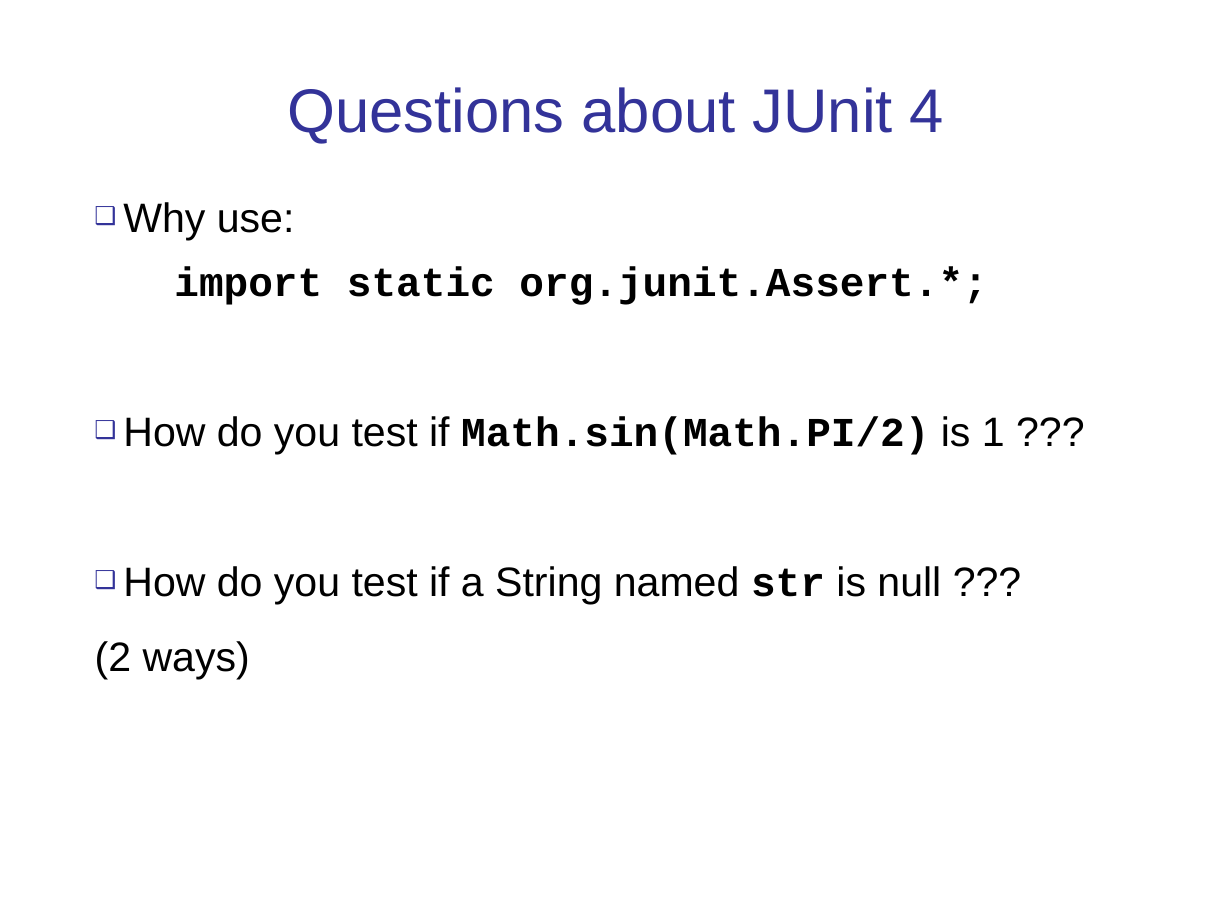
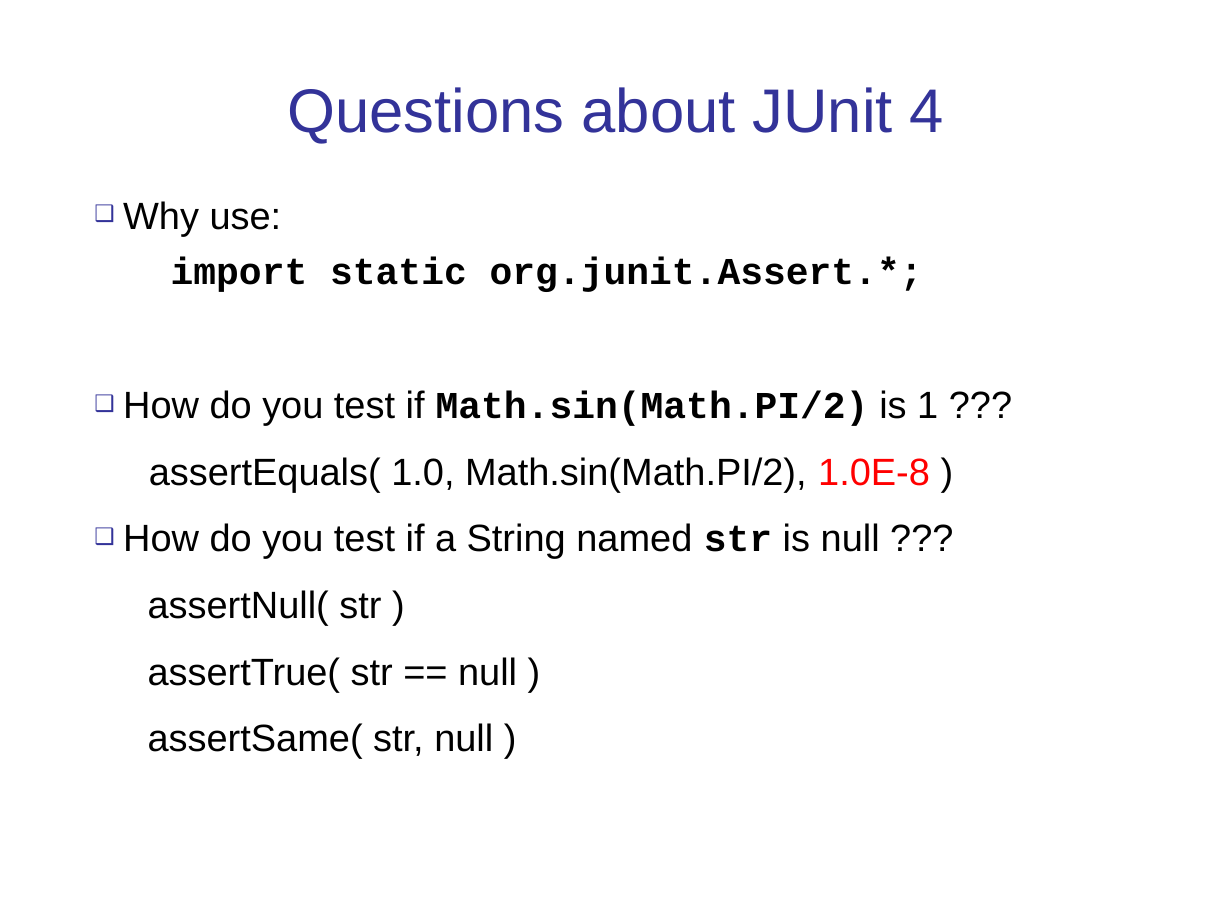
Before and after one commit to cpske/ISP, a slide deck: slide 39 of testing/UnitTesting.ppt. Drawn at 1232x924 pixels with LibreOffice and Linux fonts; fonts in the diff are those of the drawing. Boxes give left, top, right and bottom in pixels: in the first picture for what was removed or moved away, otherwise in the second. Text is boxed around its words. In the diff, an @@ line names an element or a change of style, - is before the commit and + after.

```diff
--- a/testing/UnitTesting.ppt
+++ b/testing/UnitTesting.ppt
@@ text at <box>123,201,938,558</box>: size 24 to 22.2 pt in "Why use:", "import static org.junit.Assert.*;", "How do you test if Math.sin(Math.PI/2) is ...", "How do you test if a String ..."; line spacing 1 to 0.9 @@
@@ text at <box>149,457,930,492</box>: paragraph added @@
+assertEquals( 1.0, Math.sin(Math.PI/2), 1.0E-8 )
@@ text at <box>148,590,517,758</box>: text changed; size 24 to 22.2 pt @@
-(2 ways)
+assertNull( str )
+assertTrue( str == null )
+assertSame( str, null )
```
Also in this commit, not shown: 5 other slides changed, 2 other files.
